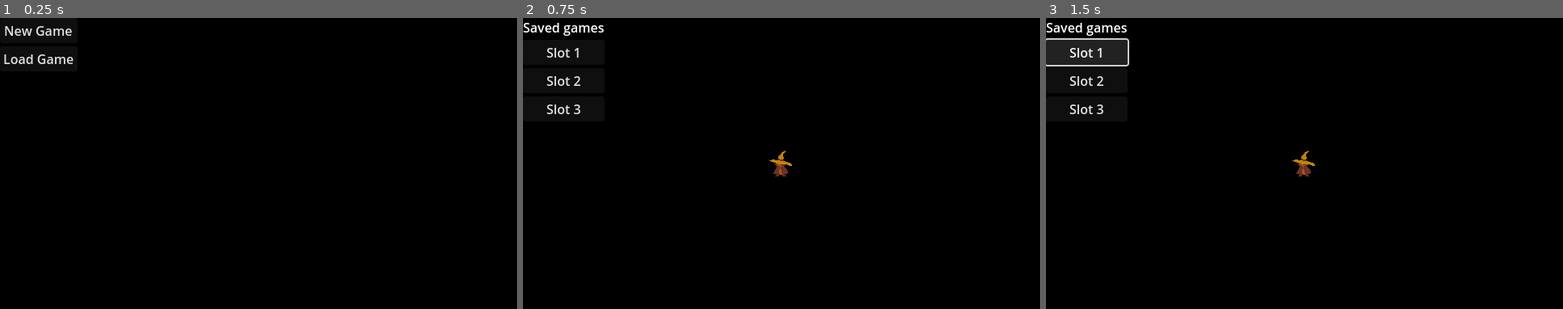
Above: before the commit, frames 1-3 (left to right).
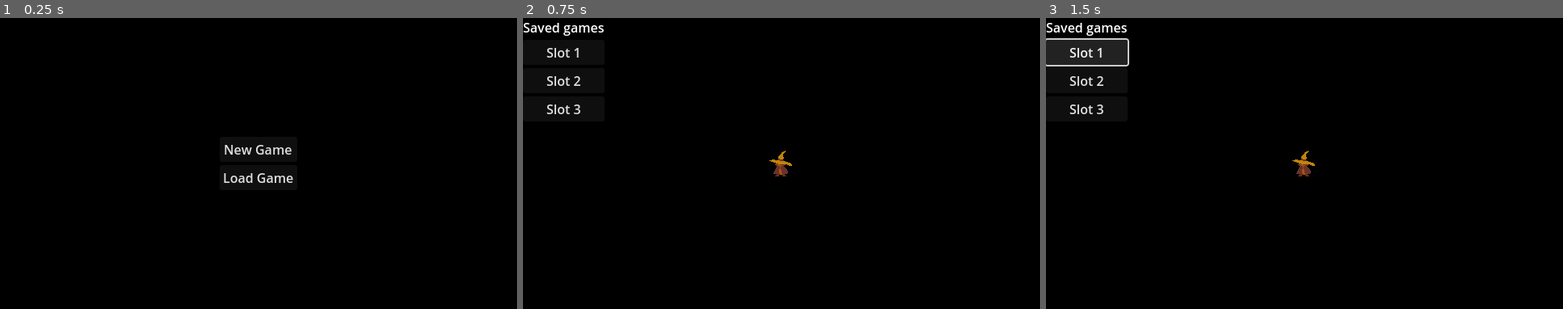
Above: after the commit, the same moments.

Repository: goshdarnheck/witchy-woods
Game: Godot game, scene res://main.tscn
Two runs of this game, one before a commit and one after it. Both use one fixed random seed, a clock stepped at 60 frames per second and the inputs below.
Inputs:
- Up to frame 1 (0.25 s): no input
- Up to frame 2 (0.75 s): click "Load Game" at 0.5 s
- Up to frame 3 (1.5 s): click "Slot 1" at 1.25 s

The runs differ from the first frame. In frame 1, 0.9% of the frame differs, in the area x 0-57%, y 2-57%; in frame 2, nothing differs; in frame 3, nothing differs.

Commit message:
Center intro UI; Inventory class; Clean up

Diff:
--- a/manager.gd
+++ b/manager.gd
@@ -17,17 +17,17 @@
 # player state, more detailed game state here? how do you make a game?
 var character = {
 	"name": "Fringor",
-	"study": "fire"
+	"study": "fire",
+	"equipment": {}
 }
+var inventory = null;
 
 func _ready():
 	World = get_tree().get_root().get_node("Main/World");
 	UI = get_tree().get_root().get_node("Main/UI");
 	Overlay = get_tree().get_root().get_node("Main/Overlay");
-	_load_UI("intro");
-
-func isSpeechbubble():
-	return _is_Overlay("Speechbubble")
+	_load_ui("intro");
+	inventory = Inventory.new();
 
 func _input(event):
 	if Input.is_action_pressed("ui_cancel"):
@@ -40,12 +40,12 @@
 			if event.keycode == KEY_TAB:
 				if overlay == "inventory":
 					_unpause();
-					_clear_Overlay();
+					_clear_overlay();
 					overlay = "none"
 				else:
 					overlay = "inventory";
 					_pause();
-					_load_Overlay("inventory");
+					_load_overlay("inventory");
 
 func _pause():
 	paused = true;
@@ -56,37 +56,32 @@
 func _process(delta):
 	pass;
 
-func loadStage(stageName):
+func load_stage(stageName):
 	if stageName == "creator":
 		_load_level("creator");
-		_load_UI("creator");
+		_load_ui("creator");
 	elif stageName == "load":
 		_load_level("load");
-		_load_UI("load");
+		_load_ui("load");
 	else:
 		_load_level(stageName);
-		_load_UI("overworld");
+		_load_ui("overworld");
 
 func speech_bubble(data):
 	is_speaking = true;
-
 	_pause();
-	if !isSpeechbubble():
-		_load_Overlay("Speechbubble");
+	if !_is_overlay("Speechbubble"):
+		_load_overlay("Speechbubble");
 	Overlay.get_child(0).setContent(data);
 
 func speech_bubble_close():
 	is_speaking = false;
 
 	_unpause();
-	_clear_Overlay();
-
-func _eventHandler(event, data):
-	print("manager event handler", event, data);
+	_clear_overlay();
 
 func _load_level(lname):
 	var scene = load("res://levels/" + lname + ".tscn");
-	print("res://levels/" + lname + ".tscn")
 	var instance = scene.instantiate();
 
 	if (!"no_player" in instance || !instance.no_player):
@@ -99,9 +94,8 @@
 
 	World.add_child(instance)
 
-
-func _load_UI(name):
-	var scene = load("res://ui/" + name + ".tscn");
+func _load_ui(uiname):
+	var scene = load("res://ui/" + uiname + ".tscn");
 	var instance = scene.instantiate();
 
 	for i in range(0, UI.get_child_count()):
@@ -109,22 +103,21 @@
 
 	UI.add_child(instance);
 
-func _load_Overlay(name):
-	var scene = load("res://ui/" + name + ".tscn");
+func _load_overlay(oname):
+	var scene = load("res://ui/" + oname + ".tscn");
 	var instance = scene.instantiate();
 
-	_clear_Overlay();
-
+	_clear_overlay();
 	Overlay.add_child(instance);
 
-func _clear_Overlay():
+func _clear_overlay():
 	for i in range(0, Overlay.get_child_count()):
 		Overlay.get_child(i).queue_free();
 
-func _is_Overlay(name):
+func _is_overlay(oname):
 	if (Overlay.get_child_count() > 0):
 		print(Overlay.get_child(0))
-		return Overlay.get_child(0).name == name;
+		return Overlay.get_child(0).name == oname;
 
 func set_character(data):
 	character = data;
@@ -132,8 +125,11 @@
 func save():
 	pass;
 
-func getSaves():
+func get_saves():
 	pass;
 
-func loadSave():
+func load_save():
 	pass;
+
+#func _event_handler(event, data):
+	#print("manager event handler", event, data);
--- a/player/player.gd
+++ b/player/player.gd
@@ -1,6 +1,6 @@
 extends CharacterBody2D
 
-var speed = 400;  # speed in pixels/sec
+var speed = 300;  # speed in pixels/sec
 var player = true;
 
 func _ready():
--- /dev/null
+++ b/services/inventory.gd
@@ -0,0 +1,15 @@
+extends Object
+
+class_name Inventory
+
+func _init():
+	print("init inventory")
+	pass;
+
+func add_item():
+	print("add_item inventory")
+	pass;
+
+func get_items():
+	print("get_items inventory")
+	pass;
--- a/ui/creator.gd
+++ b/ui/creator.gd
@@ -15,7 +15,7 @@
 	}
 
 	Manager.set_character(character_choices);
-	Manager.loadStage("beginning");
+	Manager.load_stage("beginning");
 
 
 func _on_fire_pressed():
--- a/ui/intro.gd
+++ b/ui/intro.gd
@@ -7,7 +7,7 @@
 	pass
 
 func _on_newgame_pressed():
-	Manager.loadStage("creator");
+	Manager.load_stage("creator");
 
 func _on_loadgame_pressed():
-	Manager.loadStage("load");
+	Manager.load_stage("load");
--- a/ui/intro.tscn
+++ b/ui/intro.tscn
@@ -4,13 +4,21 @@
 
 [node name="INTRO" type="Control"]
 layout_mode = 3
-anchors_preset = 0
+anchor_right = 1.0
+anchor_bottom = 1.0
+grow_horizontal = 2
+grow_vertical = 2
 script = ExtResource("1_0oeik")
 
 [node name="VBoxContainer" type="VBoxContainer" parent="."]
 layout_mode = 1
-offset_right = 96.0
-offset_bottom = 66.0
+anchors_preset = -1
+anchor_left = 0.5
+anchor_top = 0.5
+anchor_right = 0.5
+anchor_bottom = 0.5
+grow_horizontal = 2
+grow_vertical = 2
 
 [node name="NEWGAME" type="Button" parent="VBoxContainer"]
 layout_mode = 2
--- a/ui/overworld.tscn
+++ b/ui/overworld.tscn
@@ -15,10 +15,9 @@
 
 [node name="Name" type="Label" parent="."]
 layout_mode = 0
-offset_left = 58.0
-offset_top = 8.0
-offset_right = 98.0
-offset_bottom = 31.0
+offset_left = 23.0
+offset_right = 63.0
+offset_bottom = 23.0
 
 [node name="Study" type="TextureRect" parent="."]
 texture_filter = 1
